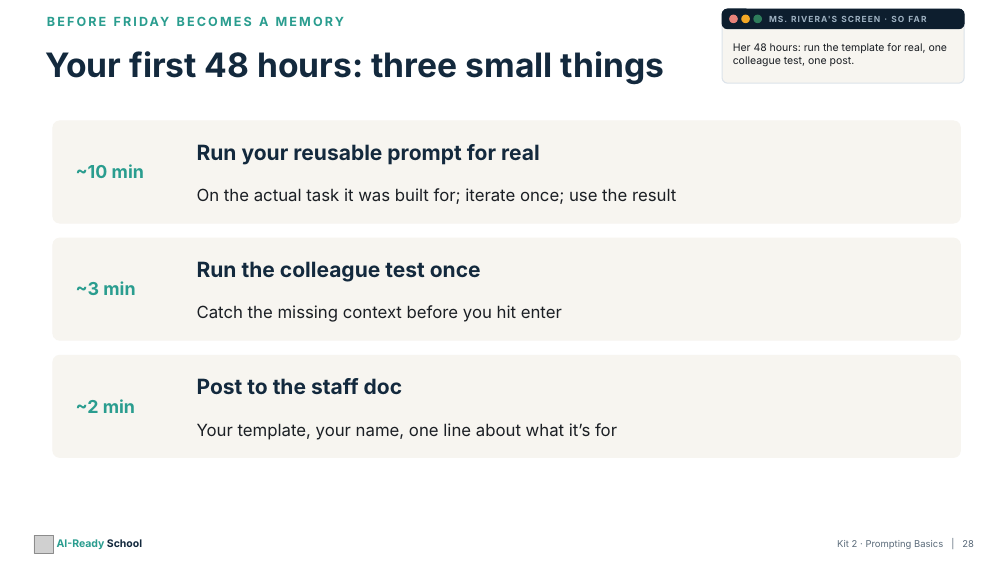
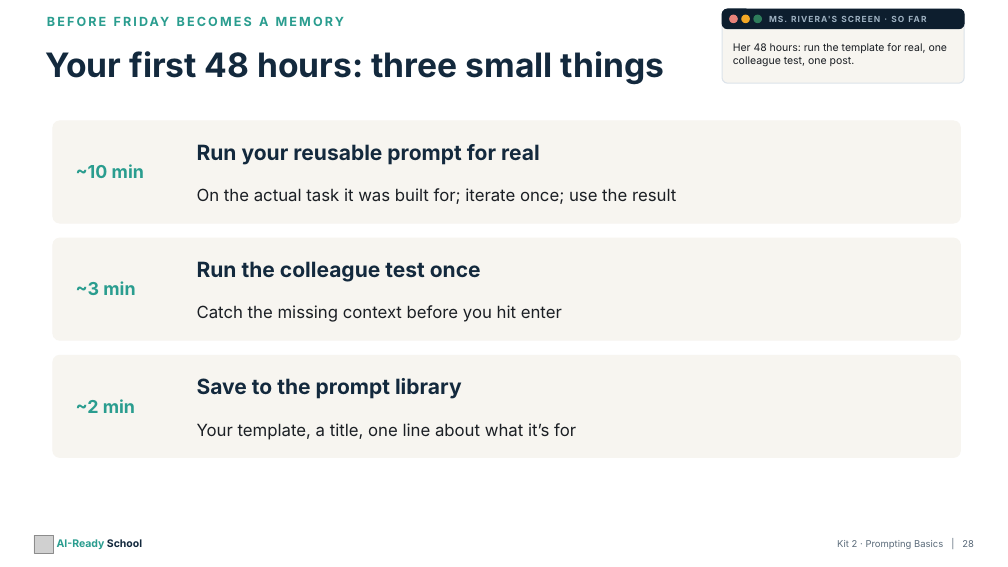
Before and after one commit to aspinozzi1/Ai-School-Ready, a slide deck: slide 28 of kits/kit02/Kit02_PresentationDeck.pptx. Drawn at 1008x567 pixels with LibreOffice and Linux fonts; fonts in the diff are those of the drawing; grey boxes stand for pictures. Boxes give left, top, right and bottom in pixels: in the first picture for what was removed or moved away, otherwise in the second. Text is boxed around its words. In the diff, an @@ line names an element or a change of style, - is before the commit and + after.

```diff
--- a/kits/kit02/Kit02_PresentationDeck.pptx
+++ b/kits/kit02/Kit02_PresentationDeck.pptx
@@ text at (197,378,462,399): text changed @@
-Post to the staff doc
+Save to the prompt library
@@ text at (197,423,576,440): text changed @@
-Your template, your name, one line about what it’s for
+Your template, a title, one line about what it’s for
```
Also in this commit, not shown: 4 other slides changed, 17 other files.
